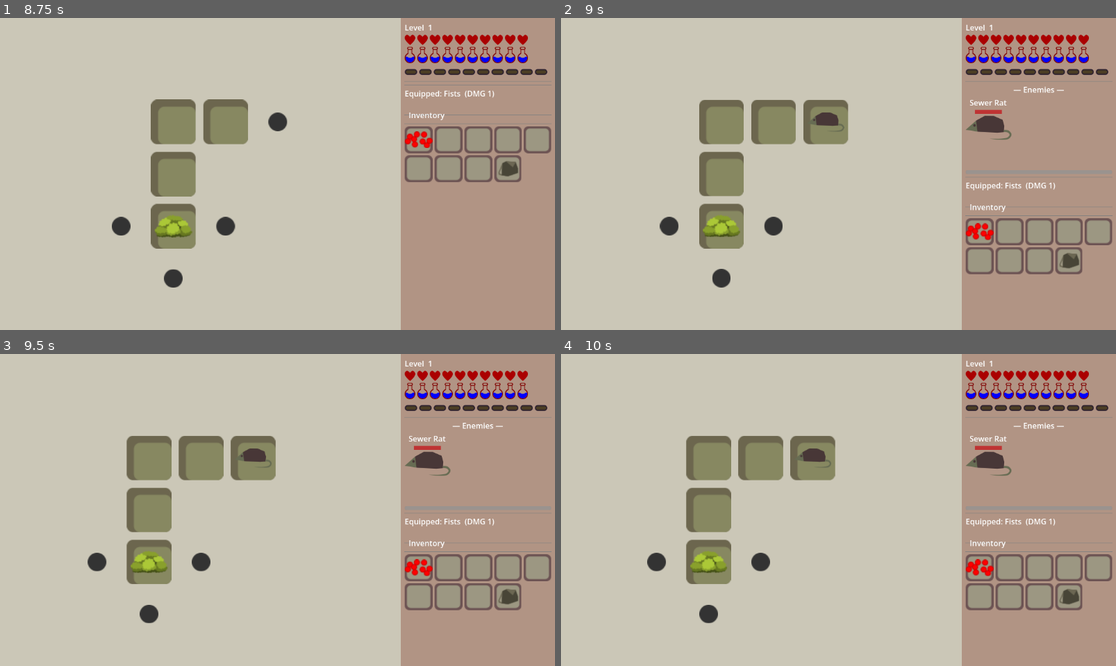
Above: before the commit, frames 1-4 (two rows, left to right).
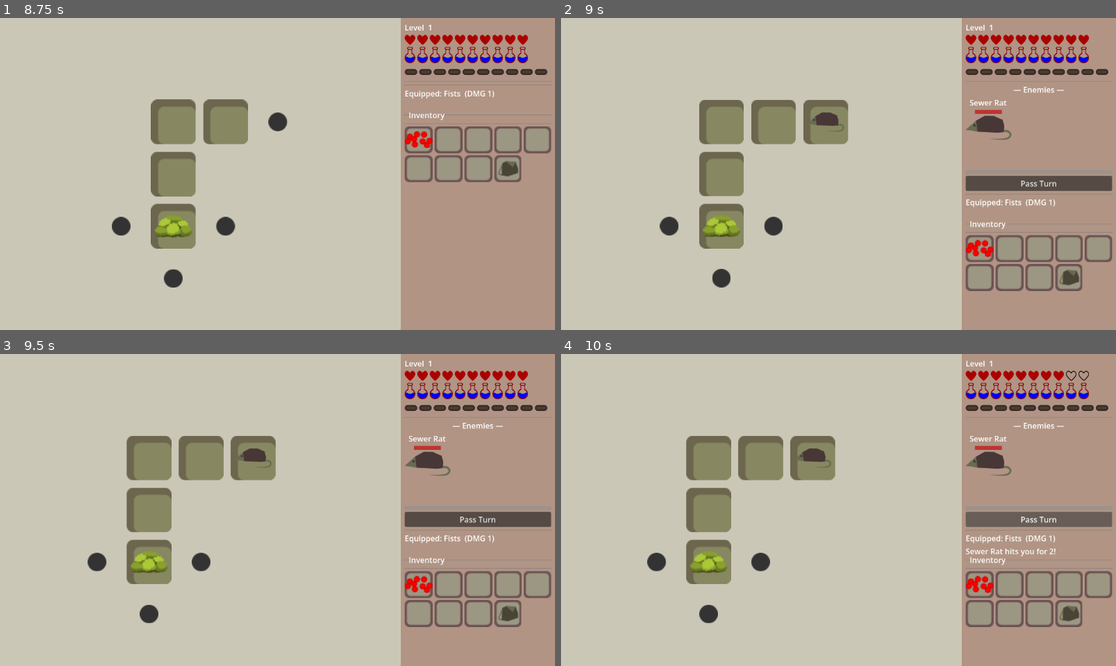
Above: after the commit, the same moments.

Repository: jiexdrop/run-reset
Game: Godot game, scene res://scenes/init.tscn
The game is run twice, just before and just after one commit, with the same random seed, the same clock (stepped at 60 frames per second) and the same inputs.
Inputs (mouse positions are in pixels of both pictures, inside the frame that each line leads up to):
- Up to frame 1 (8.75 s): click "New Game" at 0.5 s; click (510, 167) at 1.25 s; click "✕" at 2 s; click (510, 167) at 2.75 s; click "✕" at 3.5 s; click (510, 167) at 4.25 s; click "✕" at 5 s; tap Enter at 5.75 s; drag from (199, 252) to (277, 174) at 5.77 s; drag from (266, 142) to (199, 208) at 6.52 s; move the mouse to (172, 267) at 7.27 s; click (172, 267) at 7.42 s; drag from (172, 230) to (227, 124) at 8.02 s
- Up to frame 2 (9 s): tap Space at 8.75 s; drag from (838, 120) to (733, 227) at 8.77 s
- Up to frame 3 (9.5 s): no input
- Up to frame 4 (10 s): click (1038, 519) at 9.5 s, where only the run after the commit has a clickable "Pass Turn"

Frame 1 is identical in both runs. In frame 2, 4.1% of the frame differs, in the area x 72-100%, y 50-88%; in frame 3, 4.1%; in frame 4, 4.3%, in the area x 72-100%, y 5-88%.

Commit message:
pass turn butto

Diff:
--- a/scenes/combat_ui.gd
+++ b/scenes/combat_ui.gd
@@ -583,3 +583,8 @@
 	tween.tween_property(card, "position:y", start_y, 0.18)\
 		.set_trans(Tween.TRANS_QUAD).set_ease(Tween.EASE_IN)
 	await tween.finished
+
+func _on_pass_turn_pressed() -> void:
+	if not combat_section.visible or _active_mob_ids.is_empty():
+		return
+	on_player_moved()
--- a/scenes/combat_ui.tscn
+++ b/scenes/combat_ui.tscn
@@ -88,6 +88,11 @@
 layout_mode = 2
 alignment = 1
 
+[node name="PassTurnButton" type="Button" parent="MarginContainer/VBox/CombatSection" unique_id=200000016]
+layout_mode = 2
+size_flags_vertical = 0
+text = "Pass Turn"
+
 [node name="Separator2" type="HSeparator" parent="MarginContainer/VBox" unique_id=200000012]
 layout_mode = 2
 size_flags_vertical = 0
@@ -108,3 +113,5 @@
 [node name="InventoryUI" parent="MarginContainer/VBox" unique_id=1195445285 instance=ExtResource("2_invui")]
 layout_mode = 2
 size_flags_vertical = 0
+
+[connection signal="pressed" from="MarginContainer/VBox/CombatSection/PassTurnButton" to="." method="_on_pass_turn_pressed"]
